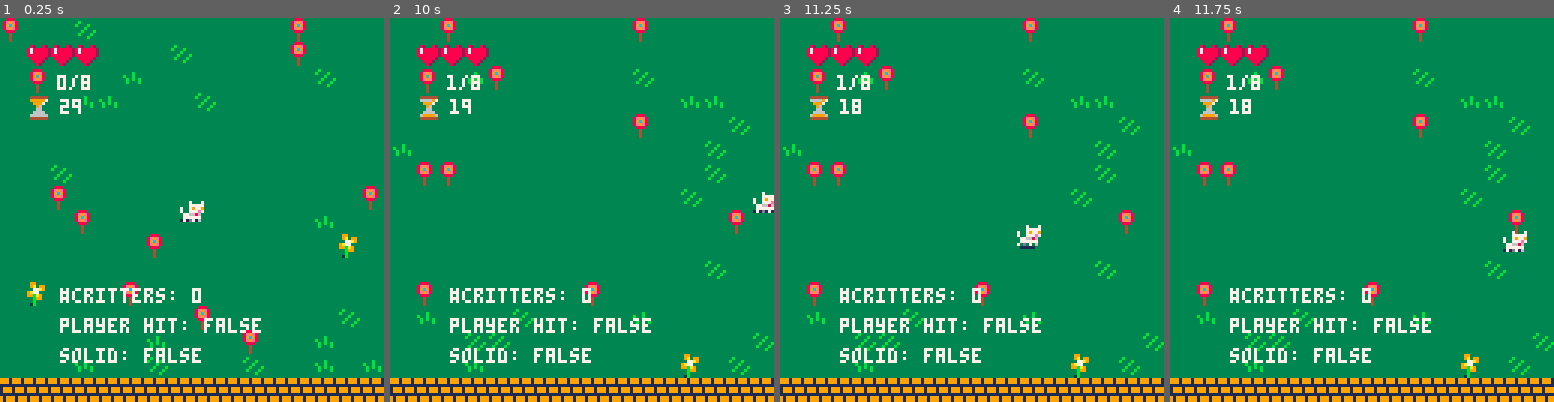
Above: before the commit, frames 1-4 (left to right).
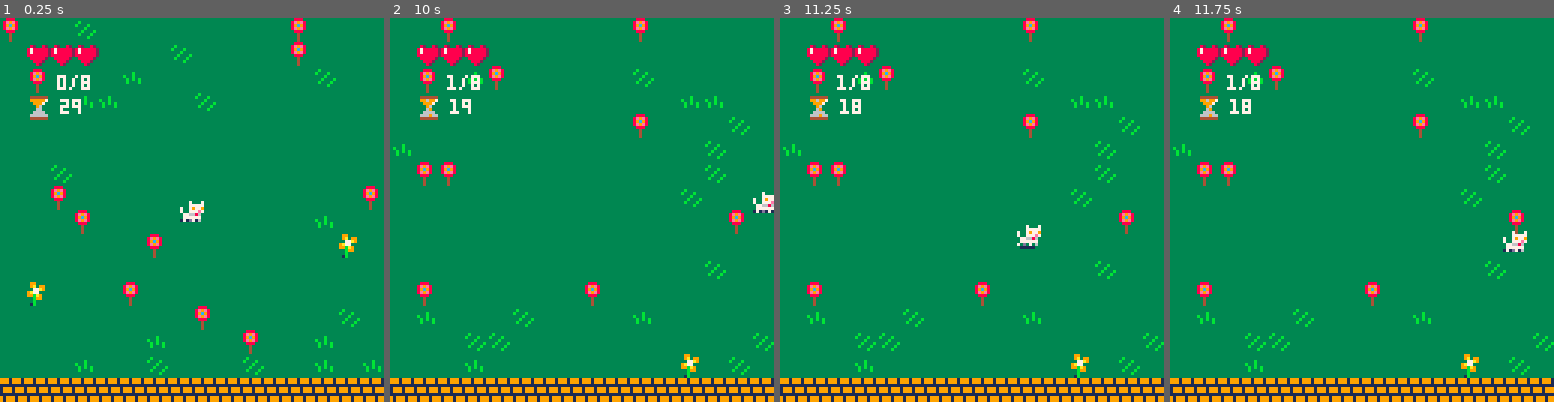
Above: after the commit, the same moments.

Repository: psgg1981/madwabbitsinvasion
Game: PICO-8 cartridge madwabbitsinvasion.p8
Two runs of this game, one before a commit and one after it. Both use one fixed random seed, a clock stepped at 60 frames per second and the inputs below.
Inputs:
- Up to frame 1 (0.25 s): no input
- Up to frame 2 (10 s): tap X (X key) at 0.33, 1.07, 1.85, 2.97, 4.08, 5.2, 6.32, 7.43, 8.55, 9.67 s; hold Right 1.6-2.1 s; hold Up 2.15-2.42 s; hold Right 2.47-3.03 s; hold Left 3.08-3.58 s; hold Down 3.63-3.97 s; hold Right 4.02-4.68 s; hold Up 4.73-5.03 s; hold Left 5.08-5.68 s; hold Down 5.73-6.03 s; hold Right 6.08-6.58 s; hold Right 6.63-7.13 s; hold Up 7.18-7.45 s; hold Right 7.5-8.07 s; hold Left 8.12-8.62 s; hold Down 8.67-9 s; hold Right 9.05-9.72 s; hold Up from 9.77 s (still down)
- Up to frame 3 (11.25 s): release Up at 10.07 s; hold Left 10.12-10.72 s; hold Down 10.77-11.07 s; tap X (X key) at 10.78 s; hold Right from 11.12 s (still down)
- Up to frame 4 (11.75 s): release Right at 11.62 s

The runs differ from the first frame. In frame 1, 2.0% of the frame differs, in the area x 15-68%, y 70-90%; in frame 2, 2.0%, in the area x 7-68%, y 21-90%; in frame 3, 2.0%; in frame 4, 2.0%.

Commit message:
working version, now with sprite collision
sprite collision adapted from Nullh's Boxface - a simple platform setup (https://www.lexaloffle.com/bbs/?uid=15773)

Diff:
--- a/madwabbitsinvasion.p8
+++ b/madwabbitsinvasion.p8
@@ -8,15 +8,12 @@
 -- by pedro and mariana, may 2020
 
 -- game setup
-apple 		= { label="apple", s=10}
+apple 			= { label="apple", s=10}
 orange 		= { label="orange", s=26}
-lollipop 	= { label="lollipop", s=27}
-water 		= { label="water", s=28}
+lollipop	= { label="lollipop", s=27}
+water 			= { label="water", s=28}
 cherries	= { label="cherries", s=30}
-objs 		 = { apple, orange, lollipop, water, cherries }
-
-level		= { targetitem=objs[flr(rnd(#objs)) + 1],
-													maxscore = 8}
+objs 		 	= { apple, orange, lollipop, water, cherries }
 
 critters	= {}
 
@@ -28,12 +25,20 @@
 													dx=0,						-- velocity
 													dy=0,
 													lives = 3,
-													invincible = { is=false, since=nil}
+													invuln = { is=false, since=nil}
 											}
 
-gamewon = false
-gamelost = false
-level_elapsedtime = time()
+game 				=	{	debug = false,
+													won 		= false,
+													lost 	= false,
+													level				= { targetitem=objs[flr(rnd(#objs)) + 1],
+																										maxscore = 8,
+																										starttime = time(),
+																										elapsedtime = 0,
+																										maxtime = 30,
+																										timeleft = maxtime	}
+											}
+
 
 function _init(newlevel)
 
@@ -43,33 +48,33 @@
 		-- reset score
 		score = 0
 		if(newlevel) then
-			level.maxscore = level.maxscore + flr(rnd(3)) + 3
+			game.level.maxscore = game.level.maxscore + flr(rnd(3)) + 3
 		else
-			level.maxscore = 8
+			game.level.maxscore = 8
 	 end
 
 	 -- reset player lives, if lost or starting a new game
 	 if (not newlevel) player.lives = 3
 
 		-- reset game goals
-		oldgoalitem = level.goalitem
-		level.goalitem = objs[flr(rnd(#objs)) + 1]
-		reset_items(oldgoalitem, level.goalitem, 200)
+		oldgoalitem = game.level.goalitem
+		game.level.goalitem = objs[flr(rnd(#objs)) + 1]
+		reset_items(oldgoalitem, game.level.goalitem, 200)
 
 		-- reset mad rabbits if game not won
 		if(not newlevel) then
 		 critters = {}  -- reset critters
 		 resetrabbitnames()
 			reshufflemadrabbits()
+
 		else
 			add(critters, spawnmadrabbit())
 		end
 
 		-- start timer
-		level_starttime = time()
-		level_elapsedtime = 0
-		level_maxtime = 30
-		timeleft = level_maxtime - level_elapsedtime
+		game.level.starttime = time()
+		game.level.elapsedtime = 0
+		game.level.timeleft = game.level.maxtime - game.level.elapsedtime
 
 		music(4,3000)
 end
@@ -85,12 +90,21 @@
 	-- draw the whole map (128⁙32)
 	map()
 
-	-- draw the player
-	spr(1+player.f,      -- frame index
-	 player.pos.x*8-4,	-- x (pixels)
-	 player.pos.y*8-4, -- y (pixels)
-	 1,1,player.d==-1    -- w,h, flip
-	)
+	-- draw the player (if he's not flashing)
+	if not player.flash then
+		spr(1+player.f,      -- frame index
+		 player.pos.x*8-4,	-- x (pixels)
+		 player.pos.y*8-4, -- y (pixels)
+		 1,1,player.d==-1    -- w,h, flip
+		)
+	end
+
+	-- only draw the player on a non-flash frame
+	if(player.invuln.is) then
+		if(player.flash) then player.flash = false
+		else player.flash = true
+		end
+	end
 
 	-- draw player's lives
 	for i=0, player.lives-1 do
@@ -105,115 +119,78 @@
 	end
 
 	-- draw the goal item and progress
-	spr(level.goalitem.s,
+	spr(game.level.goalitem.s,
 						room_x*128+9,
 						room_y*128+17)
 
-	print(score.."/"..level.maxscore,
+	print(score.."/"..game.level.maxscore,
 					  room_x*128+19,
 					  room_y*128+19, 7)
 
-	-- draw the timer
-	if (true) then
-
-	 if (timeleft/level_maxtime>=5/6) then
-			sandglass_s = 7
-	 end
-
-	 if (timeleft/level_maxtime>=4/6 and
-	 				timeleft/level_maxtime< 5/6) then
-			sandglass_s = 23
-	 end
-
-	 if (timeleft/level_maxtime>=3/6 and
-	 				timeleft/level_maxtime< 4/6) then
-			sandglass_s = 8
-	 end
-
-	 if (timeleft/level_maxtime>=2/6 and
-	 				timeleft/level_maxtime< 3/6) then
-			sandglass_s = 24
-	 end
-
-	 if (timeleft/level_maxtime>=1/6 and
-	 				timeleft/level_maxtime< 2/6) then
-			sandglass_s = 9
-	 end
-
-	 if (timeleft/level_maxtime< 1/6) then
-			sandglass_s = 25
-	 end
-
-	 if (timeleft==0) then
-			sandglass_s = 22
-	 end
-
-	 spr(sandglass_s, -- sandglass
-						 room_x*128+9,
-						 room_y*128+26)
-
-		print(timeleft,
-					  room_x*128+20,
-					  room_y*128+27)
-	end
-
+	-- draw the timer 'sandglass'
+	drawtimer()
+
+	-- draw the mad rabbits
  drawmadrabbits()
 
  -- draw game won
-	if (gamewon) then
+	if (game.won) then
 		print("you won!",
 				  room_x*128+50,
 					 room_y*128+55, 7)
 	end
 
  -- draw game over
-	if (gamelost) then
+	if (game.lost) then
 		timesuplbl = ""
 		yourdeadlbl = ""
-	 if(timeleft==0) 				timesuplbl = " time's up!"
+	 if(game.level.timeleft==0) 				timesuplbl = " time's up!"
 	 if(player.lives==0) yourdeadlbl = " you're dead!"
 		print("game over!"..timesuplbl..yourdeadlbl,
 				  room_x*128+27,
 					  room_y*128+55, 7)
 	end
 
-	if(gamewon or gamelost) then
+	if(game.won or game.lost) then
 		print("[ press ❎ to restart ]",
 				  room_x*128+20,
 					 room_y*128+65, 7)
 	end
-debug()
+
+ if(game.debug) debug()
 end
 
 function _update()
-	--check temporary invincibility
---	if(player.invincible.is) then
---		if(time() - player.invincible.since > 3) then
---			player.invincible.is = false
---			player.invincible.since = nil
---		end
---	end
-
-	if (not gamewon and not gamelost) then
-		level_elapsedtime = time()		- level_starttime
-		if (timeleft>0 and score==level.maxscore) then
-			gamewon = true
-		end
-	end
-
-	if (not gamewon and not gamelost) then
-		if (timeleft < 0) then
-		 gamelost = true
-			timeleft = 0
+
+	-- check player's temporary invulnerability
+	if(player.invuln.is) then
+		if(time() - player.invuln.since > 3) then
+			player.invuln.is = false
+			player.invuln.since = nil
+			player.flash = false
+		end
+	end
+
+	if (not game.won and not game.lost) then
+		game.level.elapsedtime = time()		- game.level.starttime
+		if (game.level.timeleft>0 and score==game.level.maxscore) then
+			game.won = true
+		end
+	end
+
+	if (not game.won and not game.lost) then
+		if (game.level.timeleft < 0) then
+		 game.lost = true
+			game.level.timeleft = 0
 		else
-			timeleft = flr(level_maxtime - level_elapsedtime)
+			game.level.timeleft = flr(game.level.maxtime - game.level.elapsedtime)
 		end
 	end
 
  moveplayer()
 
 	-- collect goal item
-	if (mget(player.pos.x,player.pos.y)==level.goalitem.s) then
+	if (mget(player.pos.x,player.pos.y)==game.level.goalitem.s) then
 		mset(player.pos.x,player.pos.y,14)
 		sfx(0)
 		score = score + 1
@@ -233,8 +210,8 @@
 end
 
 function resetgamestate()
-		gamewon = false
-		gamelost = false
+		game.won = false
+		game.lost = false
 end
 -->8
 -- resets items in the game
@@ -334,7 +311,7 @@
 
 function movemadrabbits()
  for c in all(critters) do
-	 if (not gamewon and not gamelost)	then
+	 if (not game.won and not game.lost)	then
 	 	-- check where wabbit should turn
 			if (player.pos.x<c.pos.x and c.pos.x>=2) then
 				c.dx-= c.ac
@@ -363,8 +340,8 @@
 				c.dy *=.2+rnd(4)/10
 
 			else
-				c.dx*=-2 -- bounce!
-				c.dy*=-2 -- bounce!
+				c.dx*=-1 -- bounce!
+				c.dy*=-1 -- bounce!
 
 			end
 
@@ -376,7 +353,7 @@
 			-- (c.f+spd*2)
 			if (spd < 0.05) c.f=0
 
-		end -- if (not gamewon and...
+		end -- if (not game.won and...
  end	--  for c in all(critters)...
 end -- function...
 -->8
@@ -385,7 +362,7 @@
 
 	player.ac=0.1 -- acceleration
 
- if (not gamewon and not gamelost)	then
+ if (not game.won and not game.lost)	then
 			if (btn(⬅️) and player.pos.x>=2) then
 				player.dx-= player.ac
 				player.d=-1
@@ -401,20 +378,20 @@
 				player.dy+= player.ac
 			end
 	else
-			if (btn(❎)) _init(gamewon and not gamelost)
+			if (btn(❎)) _init(game.won and not game.lost)
  end
 
  -- detect collision
-		if not player:collideany() then
+		if player.invuln.is or not player:collideany() then
 		player.pos.x+=player.dx 		-- move (add velocity)
 		player.pos.y+=player.dy -- move (add velocity)
-	 player.dx *=.7 -- friction (lower for more)
-	 player.dy *=.7 -- friction (lower for more)
+		player.dx *=.7 -- friction (lower for more)
+		player.dy *=.7 -- friction (lower for more)
 
 		debugger.var.playerhit = false
 
 	else
-		--playerhit()
+		playerhit()
 		debugger.var.playerhit = true
 		player.dx *= -1		-- bounce!
 	end
@@ -428,30 +405,16 @@
 
 end
 
-function solidarea(x,y,w,h)
-	return solid(x-w, y-h) or
-								solid(x+w, y-h) or
-								solid(x-w, y+h) or
-								solid(x+w, y+h)
-end
-
-function solid(x,y)
- -- grab the cell value
- val=mget(x, y)
- -- check if flag 0 is set
- debugger.var.solid=tostr(flr(x))..","..tostr(flr(y)).." "..tostr(fget(val, 0))
- return fget(val, 0)
-end
-
 function playerhit()
---	if(not player.invincible.is) then
+	if(not player.invuln.is) then
 		player.lives -= 1
---		player.invincible.is = true
---		player.invincible.since = time()
---	end
+		player.invuln.is = true
+		player.invuln.since = time()
+		player.flash = true
+	end
 
 	if(	player.lives == 0) then
-	 gamelost = true
+	 game.lost = true
 	end
 
 end
@@ -461,11 +424,12 @@
          min(min1,max1) < max(min2,max2)
 end
 
+
 function actorcollide(actor1,actor2)
- return intersect(actor1.pos.x, actor1.pos.x+8,
-      actor2.pos.x, actor2.pos.x+8) and
- intersect(actor1.pos.y, actor1.pos.y+8,
-      actor2.pos.y, actor2.pos.y+8)
+ return intersect(actor1.pos.x*8, actor1.pos.x*8+8,
+      actor2.pos.x*8, actor2.pos.x*8+8) and
+ intersect(actor1.pos.y*8, actor1.pos.y*8+8,
+      actor2.pos.y*8, actor2.pos.y*8+8)
 end
 
 function player:collideany()
@@ -479,14 +443,12 @@
 
 function player:collide(actor)
  if actorcollide(player,actor) then return true
- else return false
+ 	else return false
  end
 end
 -->8
 -- debugger logic
-debugger = { var = {	player_hits = 0,
-																					playerhit = false,
-																					solid = false
+debugger = { var = {	playerhit = false,
 																			}
 											}
 
@@ -506,19 +468,36 @@
 end
 
 function debug()
---	prt_debug("player.lives", player.lives, 10)
---	prt_debug("gamewon", gamewon, 20)
---	prt_debug("gamelost", gamelost, 30)
---	prt_debug("gametime", gametime, 40)	\
---	prt_debug("timeleft", timeleft, 30)
-	prt_debug("#critters", #critters, 70)
---	prt_debug("level_time", level_time, 40)
---	prt_debug("player_hits", debugger.var.player_hits, 40)
 	prt_debug("player hit", debugger.var.playerhit, 80)
-		prt_debug("solid", debugger.var.solid, 90)
---	prt_debug("critters.len", #critters, 50)
-end
-
+end
+
+-->8
+-- draw the timer
+function drawtimer()
+
+	level_progress = game.level.timeleft/game.level.maxtime
+
+	if (level_progress>=5/6)	then sandglass_s = 7 end
+	if (level_progress>=4/6 and
+					level_progress< 5/6) then sandglass_s = 23 end
+	if (level_progress>=6 and
+					level_progress< 4/6) then sandglass_s = 8 end
+	if (level_progress>=2/6 and
+					level_progress< 3/6) then sandglass_s = 24 end
+	if (level_progress>=1/6 and
+					level_progress< 2/6) then sandglass_s = 9 end
+	if (level_progress< 1/6) then sandglass_s = 25 end
+	if (game.level.timeleft==0) then sandglass_s = 22 end
+
+	spr(sandglass_s, -- sandglass
+					 room_x*128+9,
+					 room_y*128+26)
+
+	print(game.level.timeleft,
+				  room_x*128+20,
+				  room_y*128+27)
+
+end
 __gfx__
 0000000000000000000000000007000700070007000000000000000004444440044444400444444033333b333333333333333333339933333333333333333333
 000000000007000700070007000777770007777708200820007777700999997006666970066666703333b33333b3333333333333339a39933333333333b33333
